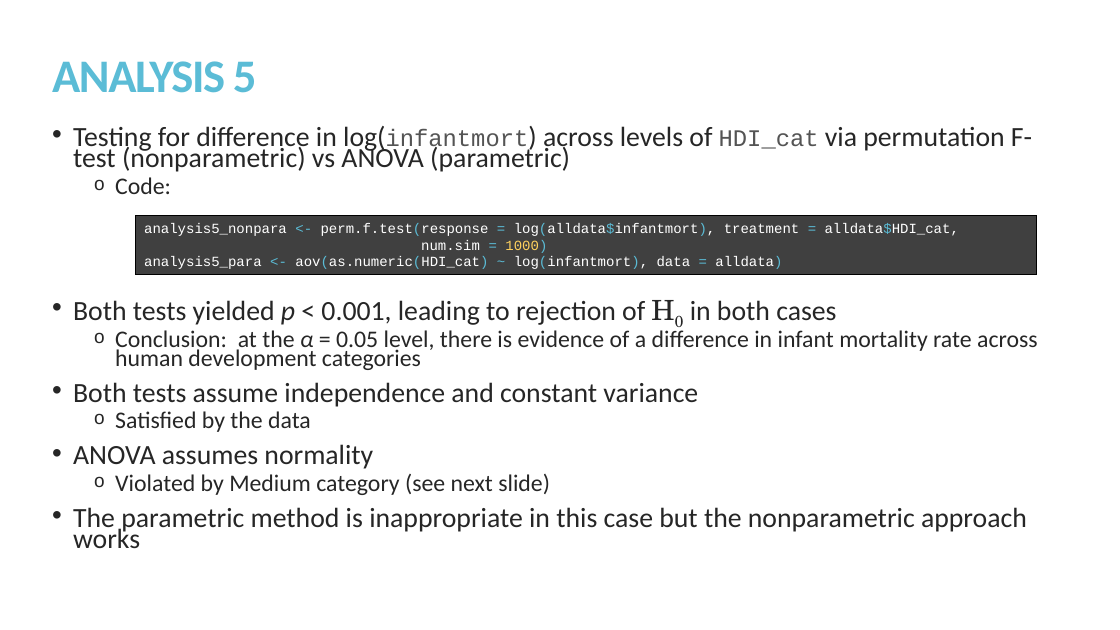
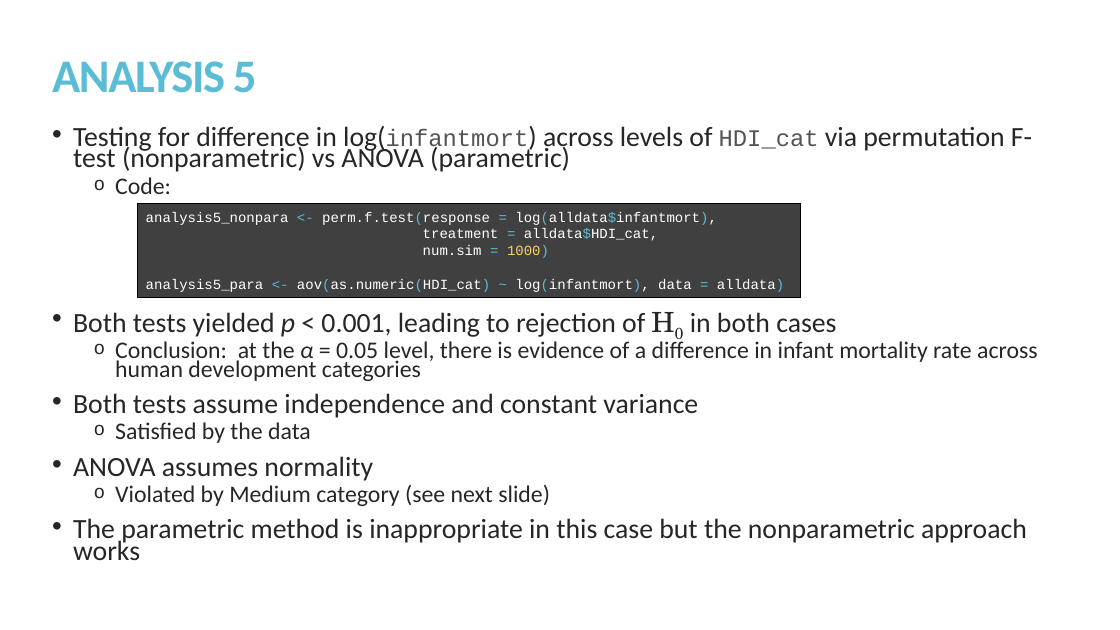
Before and after one commit to kmprioliPROF/MAT_8452_Final_Project, a slide deck: slide 15 of Prioli_Final_Proj.pptx (slide 16 before the commit). Drawn at 1120x630 pixels with LibreOffice and Linux fonts; fonts in the diff are those of the drawing. Boxes give left, top, right and bottom in pixels: in the first picture for what was removed or moved away, otherwise in the second. Text is boxed around its words. In the diff, an @@ line names an element or a change of style, - is before the commit and + after.

Commit message:
Modifying Analysis 1 to include bootstrapping and some changes to Analysis 4 interpretation; some edits to slides

```diff
--- a/Prioli_Final_Proj.pptx
+++ b/Prioli_Final_Proj.pptx
@@ text "Testing for difference in log(infantmort) ..." rewrapped from (x1=73, y1=126, x2=1038, y2=548) to (x1=73, y1=126, x2=1038, y2=560) @@
@@ rectangle "analysis5_nonpara <- perm.f.test(response = log(alldata$infa ..." resized from (x1=136, y1=215, x2=1038, y2=275) to (x1=138, y1=204, x2=801, y2=297) @@
@@ text in rectangle at (x1=146, y1=212, x2=717, y2=241): text changed @@
-analysis5_nonpara <- perm.f.test(response = log(alldata$infantmort), treatment = alldata$HDI_cat,
+analysis5_nonpara <- perm.f.test(response = log(alldata$infantmort),
+treatment = alldata$HDI_cat,
```
Also in this commit, not shown: 6 other slides changed, 5 slides added, 3 slides removed, 1 other file.
